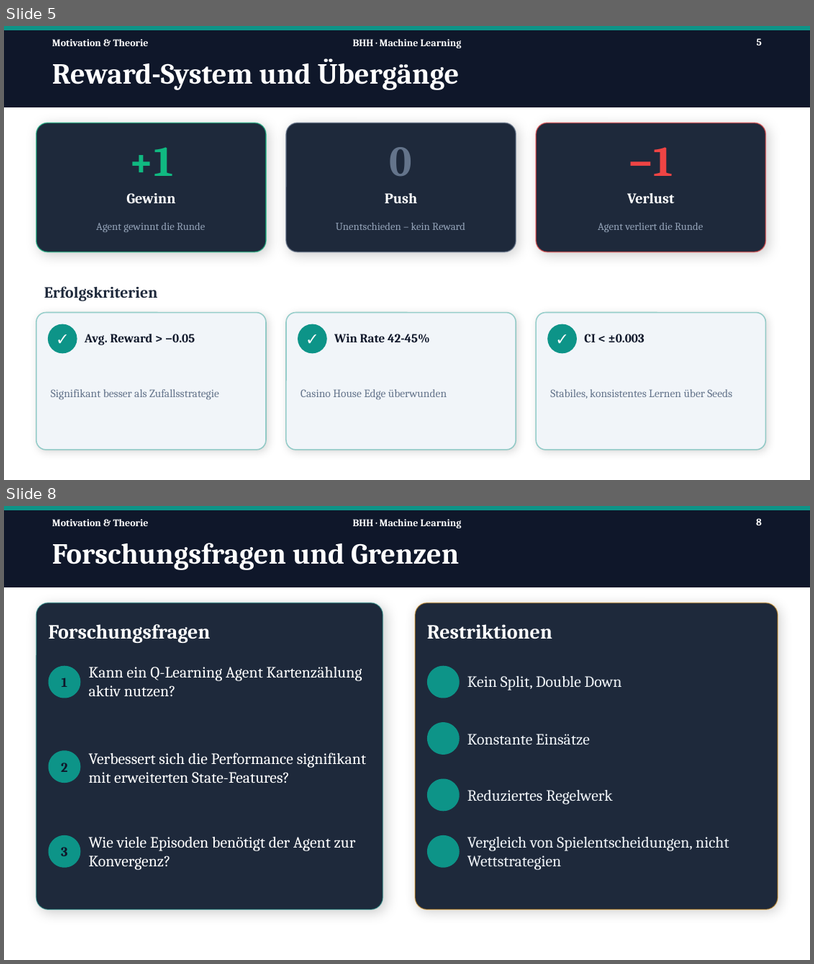
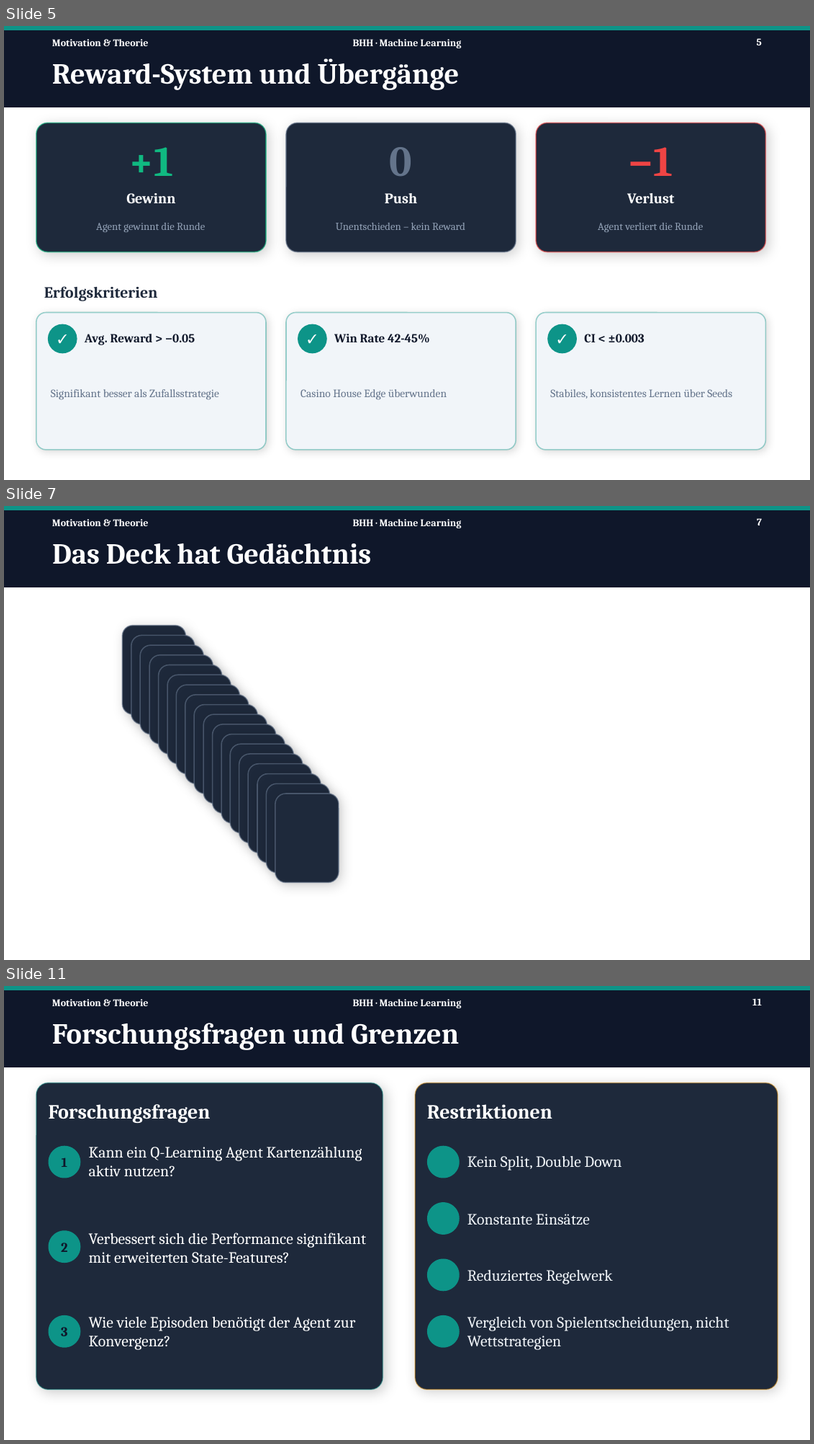
Before and after one commit to Tom-N-M/ml-blackjack, a slide deck: Präsi/PP_v2.pptx. Shown one above the other, each under a label of ours: slides 5 and 8 before the commit, slides 5, 7 and 11 after it; the slides between them are not shown. The pictures are 814x964 and 814x1444 pixels, drawn with LibreOffice and Linux fonts; fonts in the diff are those of the drawing. Boxes give left, top, right and bottom in pixels: in the first picture for what was removed or moved away, otherwise in the second. Text is boxed around its words. In the diff, an @@ line names an element or a change of style, - is before the commit and + after.

Commit message:
Motivation & Theorie fertig References #16

```diff
--- a/Präsi/PP_v2.pptx
+++ b/Präsi/PP_v2.pptx
@@ slide 7 added at bbox=[4, 506, 810, 960], background #FFFFFF @@
@@ rectangle added at bbox=[4, 506, 810, 587], fill #0F172A, outline #0F172A 1 pt @@
@@ rectangle added at bbox=[4, 506, 810, 510], fill #0D9488, outline #0D9488 1 pt @@
@@ text added at bbox=[52, 519, 149, 526], 9 pt, text #FFFFFF, bold @@
+Motivation & Theorie
@@ text added at bbox=[353, 519, 462, 528], 9 pt, text #FFFFFF, bold @@
+BHH · Machine Learning
@@ page number added at bbox=[757, 518, 762, 525], 9 pt, text #FFFFFF, bold @@
+7
@@ text added at bbox=[52, 543, 372, 564], 26 pt, text #FFFFFF, bold @@
+Das Deck hat Gedächtnis
@@ rounded rectangle added at bbox=[123, 626, 186, 714], fill #1E293B, outline #64748B 1 pt @@
@@ rounded rectangle added at bbox=[131, 635, 195, 723], fill #1E293B, outline #64748B 1 pt @@
@@ rounded rectangle added at bbox=[140, 645, 204, 734], fill #1E293B, outline #64748B 1 pt @@
@@ rounded rectangle added at bbox=[150, 655, 214, 744], fill #1E293B, outline #64748B 1 pt @@
@@ rounded rectangle added at bbox=[159, 665, 223, 754], fill #1E293B, outline #64748B 1 pt @@
@@ rounded rectangle added at bbox=[167, 674, 232, 763], fill #1E293B, outline #64748B 1 pt @@
@@ rounded rectangle added at bbox=[177, 685, 240, 774], fill #1E293B, outline #64748B 1 pt @@
@@ rounded rectangle added at bbox=[185, 695, 249, 783], fill #1E293B, outline #64748B 1 pt @@
@@ rounded rectangle added at bbox=[194, 705, 258, 793], fill #1E293B, outline #64748B 1 pt @@
@@ rounded rectangle added at bbox=[204, 714, 268, 803], fill #1E293B, outline #64748B 1 pt, 18 pt, text #000000 @@
+!!
@@ rounded rectangle added at bbox=[213, 723, 277, 813], fill #1E293B, outline #64748B 1 pt @@
@@ rounded rectangle added at bbox=[221, 734, 286, 823], fill #1E293B, outline #64748B 1 pt @@
@@ rounded rectangle added at bbox=[231, 744, 294, 833], fill #1E293B, outline #64748B 1 pt @@
@@ rounded rectangle added at bbox=[239, 754, 304, 842], fill #1E293B, outline #64748B 1 pt @@
@@ rounded rectangle added at bbox=[248, 763, 312, 852], fill #1E293B, outline #64748B 1 pt @@
@@ rounded rectangle added at bbox=[257, 774, 321, 862], fill #1E293B, outline #64748B 1 pt @@
@@ rounded rectangle added at bbox=[266, 783, 329, 872], fill #1E293B, outline #64748B 1 pt @@
@@ rounded rectangle added at bbox=[275, 793, 339, 882], fill #1E293B, outline #64748B 1 pt @@
@@ what was slide 8 is now slide 11 @@
@@ page number at bbox=[753, 998, 762, 1005]: text changed @@
-8
+11
```
Also in this commit, not shown: 4 slides changed, 2 other slides added.
